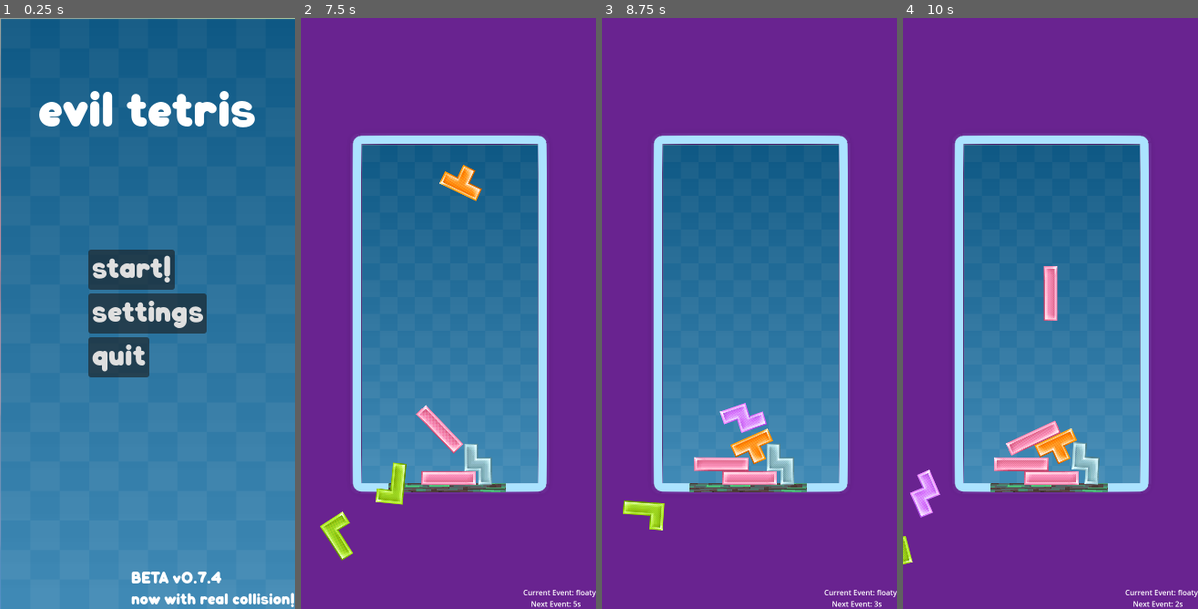
Above: before the commit, frames 1-4 (left to right).
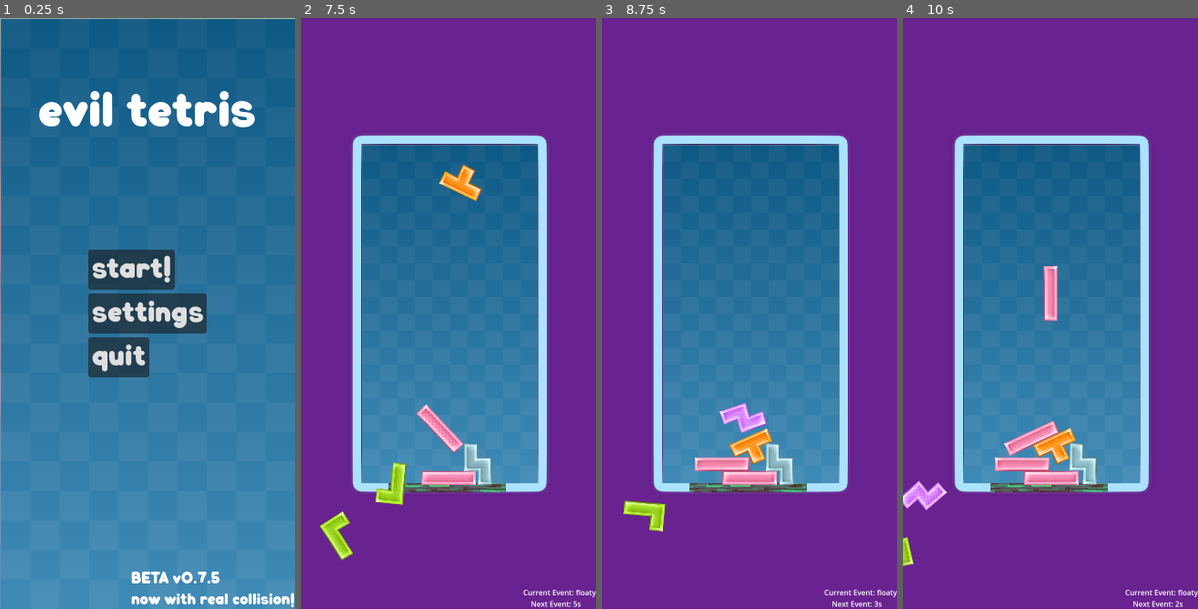
Above: after the commit, the same moments.

Repository: lpuv/evil-tetris
Game: Godot game, scene res://scenes/start_ui.tscn
Two runs of this game, one before a commit and one after it. Both use one fixed random seed, a clock stepped at 60 frames per second and the inputs below.
Inputs:
- Up to frame 1 (0.25 s): no input
- Up to frame 2 (7.5 s): click "start!" at 0.5 s; hold Up (up) 1.28-2.78 s; tap Space (space) every 0.75 s from 1.35 to 7.35 s; hold Left (left) 2.78-4.28 s; hold Down (down) 4.28-5.03 s; hold Right (right) 5.03-5.78 s; hold Up (up) 5.78-6.53 s; hold Right (right) from 6.53 s (still down)
- Up to frame 3 (8.75 s): keep holding Right (right); tap Space (space) at 8.1 s
- Up to frame 4 (10 s): release Right (right) at 8.78 s; hold Down (down) 8.78-9.53 s; tap Space (space) at 8.85, 9.6 s; hold Left (left) from 9.53 s (still down)

The runs differ from the first frame. In frame 1, less than 0.1% of the frame differs, in the area x 71-75%, y 93-96%; in frame 2, 0.2%; in frame 3, 0.7%; in frame 4, 1.7%, in the area x 0-67%, y 68-93%.

Commit message:
v0.7.5: improve win condition

Diff:
--- a/project/blocks/I.tscn
+++ b/project/blocks/I.tscn
@@ -9,7 +9,6 @@
 [node name="RigidBody2D" type="RigidBody2D" parent="." node_paths=PackedStringArray("sprite", "shape")]
 collision_layer = 3
 collision_mask = 3
-center_of_mass_mode = 1
 continuous_cd = 2
 script = ExtResource("1_m1um4")
 sprite = NodePath("Sprite2D")
--- a/project/scenes/main.tscn
+++ b/project/scenes/main.tscn
@@ -187,8 +187,8 @@
 shape = SubResource("RectangleShape2D_jyhfs")
 
 [node name="ceiling" type="Area2D" parent="."]
-collision_layer = 5
-collision_mask = 5
+collision_layer = 21
+collision_mask = 21
 script = ExtResource("5_tbgi4")
 
 [node name="CollisionShape2D" type="CollisionShape2D" parent="ceiling"]
--- a/project/scenes/start_ui.tscn
+++ b/project/scenes/start_ui.tscn
@@ -82,7 +82,7 @@
 grow_horizontal = 0
 grow_vertical = 0
 theme_override_fonts/font = ExtResource("2_yxax6")
-text = "BETA v0.7.4
+text = "BETA v0.7.5
 now with real collision!"
 
 [connection signal="pressed" from="MarginContainer/VBoxContainer/Start" to="." method="_on_start_pressed"]
--- a/project/scripts/blocklogic.gd
+++ b/project/scripts/blocklogic.gd
@@ -68,10 +68,13 @@
 		visible = true
 	elif node.name != "walls" and node.name != "deathplane" and is_controllable:
 		is_controllable = false
-		set_collision_layer_value(2, true)
-		set_collision_layer_value(1, false)
+		set_collision_layer_value(2, true)  # other pieces
+		set_collision_layer_value(1, false) # walls
 		set_collision_mask_value(2, true)
 		set_collision_mask_value(1, false)
-		set_collision_layer_value(4, true)
+		set_collision_layer_value(4, true) # floaty & flying pieces
 		set_collision_mask_value(4, true)
+		set_collision_layer_value(5, true) # win check
+		set_collision_mask_value(5, true)
+		set_meta("is_landed", true) # win check
 		gravity_scale = 1
--- a/project/scripts/ceiling.gd
+++ b/project/scripts/ceiling.gd
@@ -5,13 +5,16 @@
 
 func _on_body_exited(body: Node2D) -> void:
 	if body is RigidBody2D:
-		body.visible = true
-		body.gravity_scale = 0.0000001
-		body.inertia = 0
+		if body.get_meta("is_landed"):
+			get_parent().win()
+		else:
+			body.visible = true
+			body.gravity_scale = 0.0000001
+			body.inertia = 0
 
-		if is_random_gravity:
-			body.gravity_scale = randf_range(0.00001, 10)
-			is_random_gravity = false
-		elif is_fast_gravity:
-			body.gravity_scale = 0.5
-			is_fast_gravity = false
+			if is_random_gravity:
+				body.gravity_scale = randf_range(0.00001, 10)
+				is_random_gravity = false
+			elif is_fast_gravity:
+				body.gravity_scale = 0.5
+				is_fast_gravity = false
--- a/project/scripts/main.gd
+++ b/project/scripts/main.gd
@@ -97,8 +97,6 @@
 
 	print(get_visible_children_count())
 
-	if get_visible_children_count() > 300:
-		win()
 
 
 func win():
